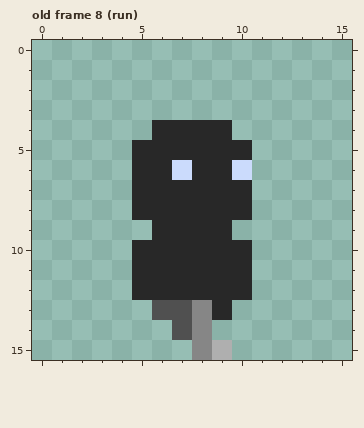
A pixel-art file gets an edit: PixelEngine/res/sprites/items/iron_sabatons.aseprite. Above is the file before it was changed.
16x16 pixels, 19 frames. Shown: old frame 8 (run). The commit also changed other frames, which this record leaves out.
After:
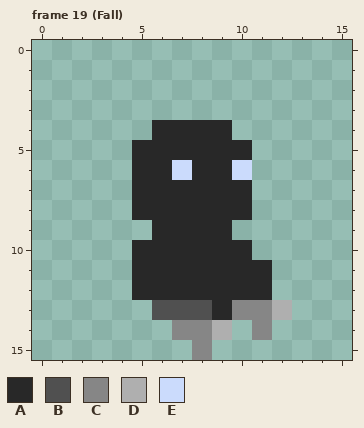
Palette (. is transparent): A #282828  B #505050  C #868686  D #afafaf  E #cbdbfc
A new or re-ordered frame is compared with the old frame closest to it.
From old to new:
frames 19 -> 26
Frame 19 (Fall) is new; against old frame 8 (run), layers "Armor", "Layer 1":
y 11..12: x 11 . -> A
y 13: x 8 C -> B; x 10..12 ... -> CCD
y 14: x 7 B -> C; x 9 . -> D; x 11 . -> C
y 15: x 9 D -> .
Changed places in both pictures, as pixel boxes (x1, y1, x2, y2):
changed: (172, 260, 292, 360)
